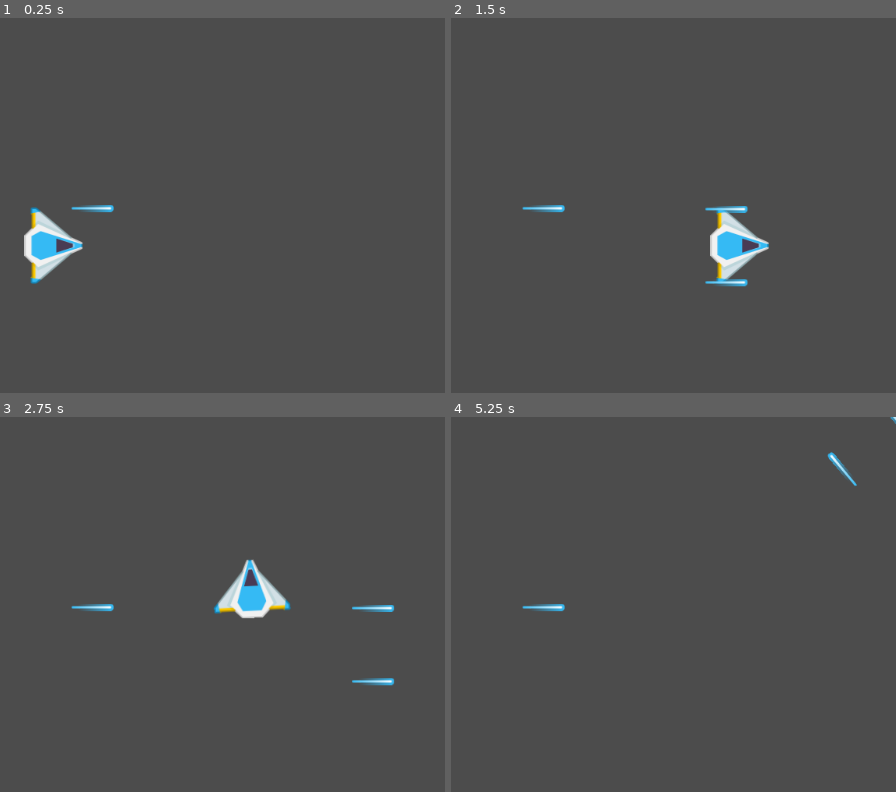
Above: before the commit, frames 1-4 (two rows, left to right).
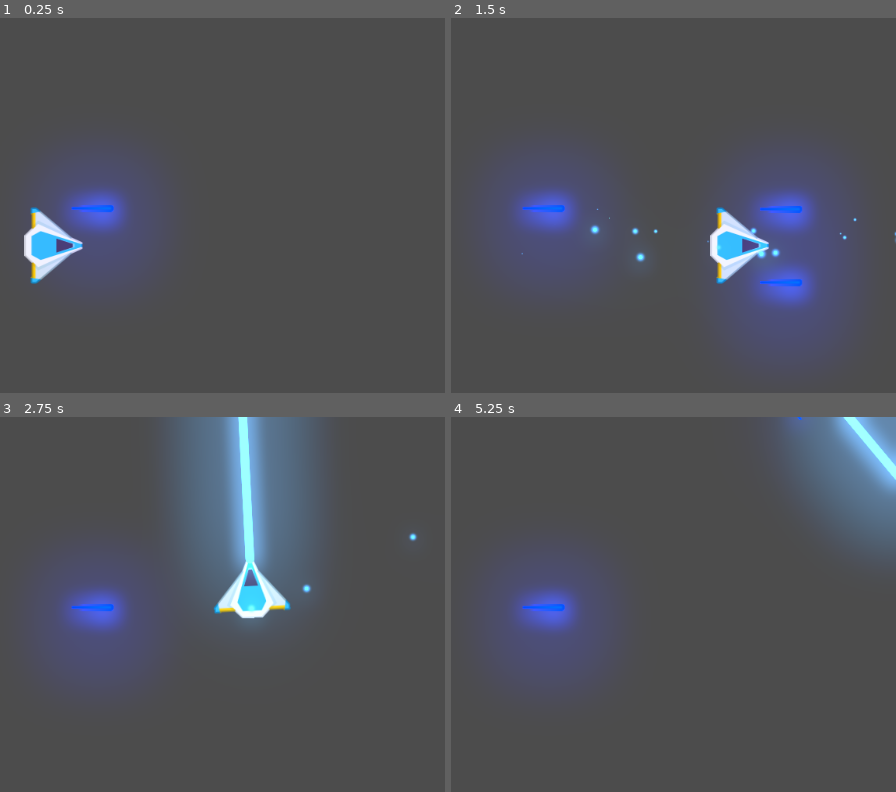
Above: after the commit, the same moments.

Repository: RamaAlves/Meteoritos_juego
Game: Godot game, scene res://Juego/Niveles/NivelTest.tscn
Same seed, same stepped clock (60 frames per second), same inputs: the game is played once before the commit and once after it.
Inputs:
- Up to frame 1 (0.25 s): no input
- Up to frame 2 (1.5 s): tap Enter at 0.5 s; hold Up (mover_adelante) 0.53-1.28 s; hold Shift (disparo_secundario, bound only after the commit) 0.53-1.28 s; hold S (mover_atras) from 1.28 s (still down); tap Space (disparo_base) at 1.35 s
- Up to frame 3 (2.75 s): tap Shift (disparo_secundario, bound only after the commit) at 1.55, 2.3 s; release S (mover_atras) at 2.03 s; hold Up (mover_adelante) from 2.03 s (still down); hold Left (rotar_antihorario) from 2.03 s (still down)
- Up to frame 4 (5.25 s): release Left (rotar_antihorario) at 2.78 s; tap D (rotar_horario) at 2.85 s; tap Shift (disparo_secundario, bound only after the commit) at 3.05, 4.35 s; release Up (mover_adelante) at 3.53 s; hold Shift (disparo_secundario, bound only after the commit) 3.53-4.28 s; hold S (mover_atras) from 3.53 s (still down); tap Space (disparo_base) at 4.25 s; hold Space (disparo_base) from 5.03 s (still down)

The runs differ from the first frame. In frame 1, 6.8% of the frame differs, in the area x 8-36%, y 37-71%; in frame 2, 20%; in frame 3, 24%, in the area x 8-94%, y 0-72%; in frame 4, 15%.

Commit message:
Agregando disparo secundario y puliendo disparo primario

Diff:
--- a/Juego/Naves/Player/Player.gd
+++ b/Juego/Naves/Player/Player.gd
@@ -12,8 +12,16 @@
 
 ##Atributos onready
 onready var canion:Canion =$Canion
+onready var laser:RayoLaser=$LaserBeam2D
 
 ## Metodos
+func _unhandled_input(event: InputEvent) -> void:
+	#disparo rayo
+	if event.is_action_pressed("disparo_secundario"):
+		laser.set_is_casting(true)
+	if event.is_action_released("disparo_secundario"):
+		laser.set_is_casting(false)
+
 func _integrate_forces(state: Physics2DDirectBodyState) -> void:
 	apply_central_impulse(empuje.rotated(rotation))
 	apply_torque_impulse(dir_rotacion*potencia_rotacion)
--- a/Juego/Naves/Player/Player.tscn
+++ b/Juego/Naves/Player/Player.tscn
@@ -1,9 +1,10 @@
-[gd_scene load_steps=5 format=2]
+[gd_scene load_steps=6 format=2]
 
 [ext_resource path="res://Juego/Naves/Player/playerShipBlue.png" type="Texture" id=1]
 [ext_resource path="res://Juego/Naves/Player/Player.gd" type="Script" id=2]
 [ext_resource path="res://Juego/Naves/Player/MaterialFis.tres" type="PhysicsMaterial" id=3]
 [ext_resource path="res://Juego/Proyectiles/Proyectiles_player/Canion.tscn" type="PackedScene" id=4]
+[ext_resource path="res://Juego/Proyectiles/Proyectiles_player/Laser/LaserBeam2D.tscn" type="PackedScene" id=5]
 
 [node name="Player" type="RigidBody2D"]
 physics_material_override = ExtResource( 3 )
@@ -30,4 +31,7 @@
 [node name="PunteroDerecho" parent="Canion" index="1"]
 position = Vector2( 0, 47 )
 
+[node name="LaserBeam2D" parent="." instance=ExtResource( 5 )]
+position = Vector2( 38, 0 )
+
 [editable path="Canion"]
--- a/Juego/Niveles/NivelTest.tscn
+++ b/Juego/Niveles/NivelTest.tscn
@@ -1,8 +1,9 @@
-[gd_scene load_steps=4 format=2]
+[gd_scene load_steps=5 format=2]
 
 [ext_resource path="res://Juego/Naves/Player/Player.tscn" type="PackedScene" id=1]
 [ext_resource path="res://Juego/Proyectiles/Proyectiles_player/Proyectil_base.tscn" type="PackedScene" id=2]
 [ext_resource path="res://Juego/Niveles/Nivel.gd" type="Script" id=3]
+[ext_resource path="res://default_env.tres" type="Environment" id=4]
 
 [node name="NivelTest" type="Node2D"]
 script = ExtResource( 3 )
@@ -12,3 +13,6 @@
 
 [node name="Proyectil_base" parent="." instance=ExtResource( 2 )]
 position = Vector2( 545, 244 )
+
+[node name="WorldEnvironment" type="WorldEnvironment" parent="."]
+environment = ExtResource( 4 )
--- a/Juego/Proyectiles/Proyectiles_player/Canion.gd
+++ b/Juego/Proyectiles/Proyectiles_player/Canion.gd
@@ -5,7 +5,7 @@
 ##Atributos export
 export var proyectil:PackedScene=null
 export var cadencia_disparo:float=0.8
-export var velocidad_proyectil:int=100
+export var velocidad_proyectil:int=700
 export var danio_proyectil:int=1
 
 ##Atributos onready
--- /dev/null
+++ b/Juego/Proyectiles/Proyectiles_player/Laser/LaserBeam2D.gd
@@ -0,0 +1,85 @@
+# Casts a laser along a raycast, emitting particles on the impact point.
+# Use `is_casting` to make the laser fire and stop.
+# You can attach it to a weapon or a ship; the laser will rotate with its parent.
+class_name RayoLaser
+extends RayCast2D
+
+# Speed at which the laser extends when first fired, in pixels per seconds.
+export var cast_speed := 7000.0
+# Maximum length of the laser in pixels.
+export var max_length := 1400.0
+# Base duration of the tween animation in seconds.
+export var growth_time := 0.1
+
+# If `true`, the laser is firing.
+# It plays appearing and disappearing animations when it's not animating.
+# See `appear()` and `disappear()` for more information.
+var is_casting := false setget set_is_casting
+
+onready var fill := $FillLine2D
+onready var tween := $Tween
+onready var casting_particles := $CastingParticles2D
+onready var collision_particles := $CollisionParticles2D
+onready var beam_particles := $BeamParticles2D
+
+onready var line_width: float = fill.width
+onready var laser_sfx:AudioStreamPlayer2D= $LaserSFX
+
+func _ready() -> void:
+	set_physics_process(false)
+	fill.points[1] = Vector2.ZERO
+
+
+func _physics_process(delta: float) -> void:
+	cast_to = (cast_to + Vector2.RIGHT * cast_speed * delta).clamped(max_length)
+	cast_beam()
+
+
+func set_is_casting(cast: bool) -> void:
+	is_casting = cast
+
+	if is_casting:
+		laser_sfx.play()#reproduce el sonido
+		cast_to = Vector2.ZERO
+		fill.points[1] = cast_to
+		appear()
+	else:
+		laser_sfx.stop()#se detiene el sonido
+		collision_particles.emitting = false
+		disappear()
+
+	set_physics_process(is_casting)
+	beam_particles.emitting = is_casting
+	casting_particles.emitting = is_casting
+
+
+# Controls the emission of particles and extends the Line2D to `cast_to` or the ray's
+# collision point, whichever is closest.
+func cast_beam() -> void:
+	var cast_point := cast_to
+
+	force_raycast_update()
+	collision_particles.emitting = is_colliding()
+
+	if is_colliding():
+		cast_point = to_local(get_collision_point())
+		collision_particles.global_rotation = get_collision_normal().angle()
+		collision_particles.position = cast_point
+
+	fill.points[1] = cast_point
+	beam_particles.position = cast_point * 0.5
+	beam_particles.process_material.emission_box_extents.x = cast_point.length() * 0.5
+
+
+func appear() -> void:
+	if tween.is_active():
+		tween.stop_all()
+	tween.interpolate_property(fill, "width", 0, line_width, growth_time * 2)
+	tween.start()
+
+
+func disappear() -> void:
+	if tween.is_active():
+		tween.stop_all()
+	tween.interpolate_property(fill, "width", fill.width, 0, growth_time)
+	tween.start()
--- /dev/null
+++ b/Juego/Proyectiles/Proyectiles_player/Laser/LaserBeam2D.tscn
@@ -0,0 +1,116 @@
+[gd_scene load_steps=13 format=2]
+
+[ext_resource path="res://Juego/Proyectiles/Proyectiles_player/Laser/LaserBeam2D.gd" type="Script" id=1]
+[ext_resource path="res://Juego/Proyectiles/Proyectiles_player/Laser/glowing_circle.png" type="Texture" id=2]
+[ext_resource path="res://Juego/Proyectiles/Proyectiles_player/Laser/laserLargeSecundario.ogg" type="AudioStream" id=3]
+
+[sub_resource type="Gradient" id=1]
+offsets = PoolRealArray( 0.582915, 1 )
+colors = PoolColorArray( 1, 1, 1, 1, 1, 1, 1, 0 )
+
+[sub_resource type="GradientTexture" id=2]
+gradient = SubResource( 1 )
+
+[sub_resource type="Curve" id=3]
+_data = [ Vector2( 0.518072, 1 ), 0.0, -3.53434, 0, 0, Vector2( 1, 0 ), 0.0, 0.0, 0, 0 ]
+
+[sub_resource type="CurveTexture" id=4]
+curve = SubResource( 3 )
+
+[sub_resource type="ParticlesMaterial" id=5]
+flag_disable_z = true
+gravity = Vector3( 0, 0, 0 )
+initial_velocity = 100.0
+orbit_velocity = 0.0
+orbit_velocity_random = 0.0
+scale = 0.5
+scale_curve = SubResource( 4 )
+color_ramp = SubResource( 2 )
+
+[sub_resource type="Curve" id=6]
+_data = [ Vector2( 0, 0 ), 0.0, 0.0, 0, 0, Vector2( 0.503614, 0.957505 ), 0.0, 0.0, 0, 0, Vector2( 1, 0 ), 0.0, 0.0, 0, 0 ]
+
+[sub_resource type="CurveTexture" id=7]
+curve = SubResource( 6 )
+
+[sub_resource type="ParticlesMaterial" id=8]
+emission_shape = 2
+emission_box_extents = Vector3( 60, 20, 1 )
+flag_align_y = true
+flag_disable_z = true
+direction = Vector3( -1, 0, 0 )
+spread = 0.0
+gravity = Vector3( 0, 0, 0 )
+initial_velocity = 30.0
+orbit_velocity = 0.0
+orbit_velocity_random = 0.0
+tangential_accel = 100.0
+tangential_accel_random = 1.0
+scale = 0.3
+scale_curve = SubResource( 7 )
+
+[sub_resource type="ParticlesMaterial" id=9]
+flag_disable_z = true
+spread = 50.0
+gravity = Vector3( 0, 0, 0 )
+initial_velocity = 300.0
+orbit_velocity = 0.0
+orbit_velocity_random = 0.0
+scale = 0.5
+scale_curve = SubResource( 4 )
+color_ramp = SubResource( 2 )
+
+[node name="LaserBeam2D" type="RayCast2D"]
+enabled = true
+cast_to = Vector2( 0, 0 )
+script = ExtResource( 1 )
+
+[node name="FillLine2D" type="Line2D" parent="."]
+modulate = Color( 1.5, 1.5, 1.5, 1 )
+points = PoolVector2Array( 0, 0, 100, 0 )
+default_color = Color( 0.301961, 0.65098, 1, 1 )
+texture_mode = 2
+joint_mode = 2
+begin_cap_mode = 2
+end_cap_mode = 2
+sharp_limit = 8.0
+antialiased = true
+
+[node name="CastingParticles2D" type="Particles2D" parent="."]
+modulate = Color( 1.5, 1.5, 1.5, 1 )
+show_behind_parent = true
+emitting = false
+lifetime = 0.3
+visibility_rect = Rect2( 0, -18.722, 29.6756, 38.4841 )
+local_coords = false
+process_material = SubResource( 5 )
+texture = ExtResource( 2 )
+
+[node name="BeamParticles2D" type="Particles2D" parent="."]
+modulate = Color( 1.5, 1.5, 1.5, 1 )
+emitting = false
+amount = 50
+preprocess = 1.0
+randomness = 1.0
+visibility_rect = Rect2( -2500, -2500, 5000, 5000 )
+local_coords = false
+draw_order = 1
+process_material = SubResource( 8 )
+texture = ExtResource( 2 )
+
+[node name="CollisionParticles2D" type="Particles2D" parent="."]
+modulate = Color( 1.5, 1.5, 1.5, 1 )
+show_behind_parent = true
+emitting = false
+amount = 16
+lifetime = 0.3
+visibility_rect = Rect2( -2500, -2500, 5000, 5000 )
+local_coords = false
+process_material = SubResource( 9 )
+texture = ExtResource( 2 )
+
+[node name="Tween" type="Tween" parent="."]
+
+[node name="LaserSFX" type="AudioStreamPlayer2D" parent="."]
+stream = ExtResource( 3 )
+bus = "SFX"
--- a/Juego/Proyectiles/Proyectiles_player/Proyectil_base.tscn
+++ b/Juego/Proyectiles/Proyectiles_player/Proyectil_base.tscn
@@ -11,6 +11,7 @@
 script = ExtResource( 2 )
 
 [node name="Sprite" type="Sprite" parent="."]
+modulate = Color( 0, 0.368627, 2, 1 )
 position = Vector2( 28, 0 )
 rotation = 1.57079
 texture = ExtResource( 1 )
--- a/default_env.tres
+++ b/default_env.tres
@@ -3,5 +3,10 @@
 [sub_resource type="ProceduralSky" id=1]
 
 [resource]
-background_mode = 2
+background_mode = 4
 background_sky = SubResource( 1 )
+glow_enabled = true
+glow_intensity = 0.6
+glow_blend_mode = 0
+glow_bicubic_upscale = true
+glow_high_quality = true
--- a/project.godot
+++ b/project.godot
@@ -28,12 +28,18 @@
 "class": "Proyectil",
 "language": "GDScript",
 "path": "res://Juego/Proyectiles/Proyectiles_player/Proyectil_base.gd"
+}, {
+"base": "RayCast2D",
+"class": "RayoLaser",
+"language": "GDScript",
+"path": "res://Juego/Proyectiles/Proyectiles_player/Laser/LaserBeam2D.gd"
 } ]
 _global_script_class_icons={
 "Canion": "",
 "Nivel": "",
 "Player": "",
-"Proyectil": ""
+"Proyectil": "",
+"RayoLaser": ""
 }
 
 [application]
@@ -82,6 +88,12 @@
 , Object(InputEventMouseButton,"resource_local_to_scene":false,"resource_name":"","device":-1,"alt":false,"shift":false …(203 unchanged characters)…
  ]
 }
+disparo_secundario={
+"deadzone": 0.5,
+"events": [ Object(InputEventKey,"resource_local_to_scene":false,"resource_name":"","device":0,"alt":false,"shift":false,"control":false,"meta":false,"command":false,"pressed":false,"scancode":0,"physical_scancode":16777237,"unicode":0,"echo":false,"script":null)
+, Object(InputEventMouseButton,"resource_local_to_scene":false,"resource_name":"","device":-1,"alt":false,"shift":false,"control":false,"meta":false,"command":false,"button_mask":0,"position":Vector2( 0, 0 ),"global_position":Vector2( 0, 0 ),"factor":1.0,"button_index":2,"pressed":false,"doubleclick":false,"script":null)
+ ]
+}
 
 [physics]
 
Binary file added: Juego/Proyectiles/Proyectiles_player/Laser/glowing_circle.png
Not shown, added: Juego/Proyectiles/Proyectiles_player/Laser/glowing_circle.png.import
Not shown, added: Juego/Proyectiles/Proyectiles_player/Laser/laserLargeSecundario.ogg.import
Not shown, added: Juego/Proyectiles/Proyectiles_player/Laser/laserLargeSecundario.ogg
